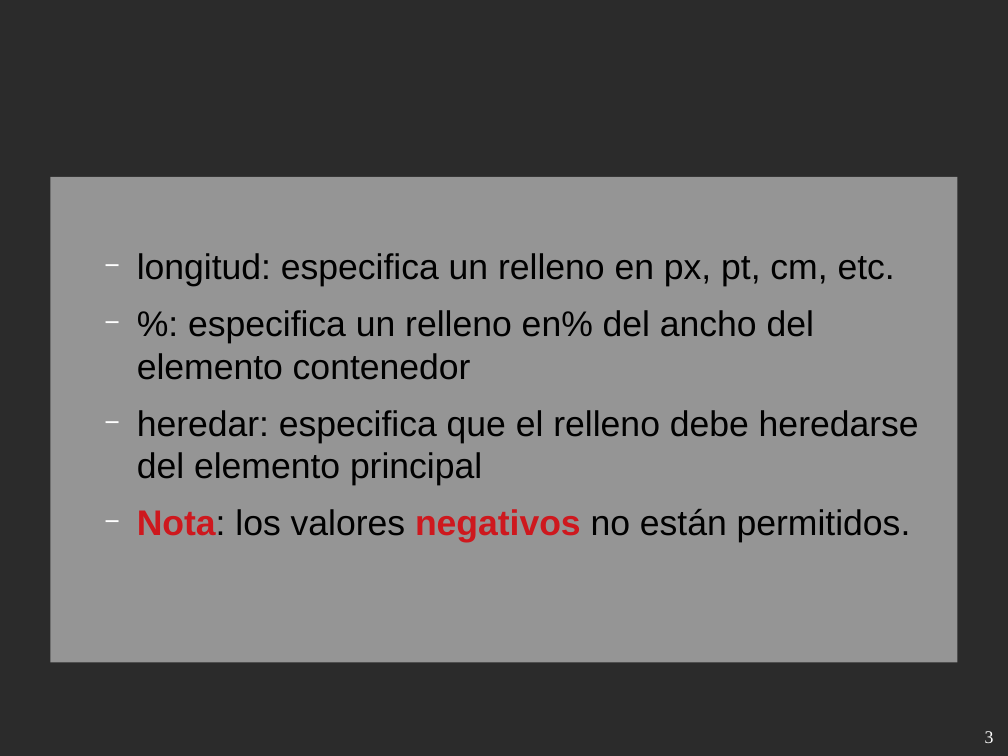
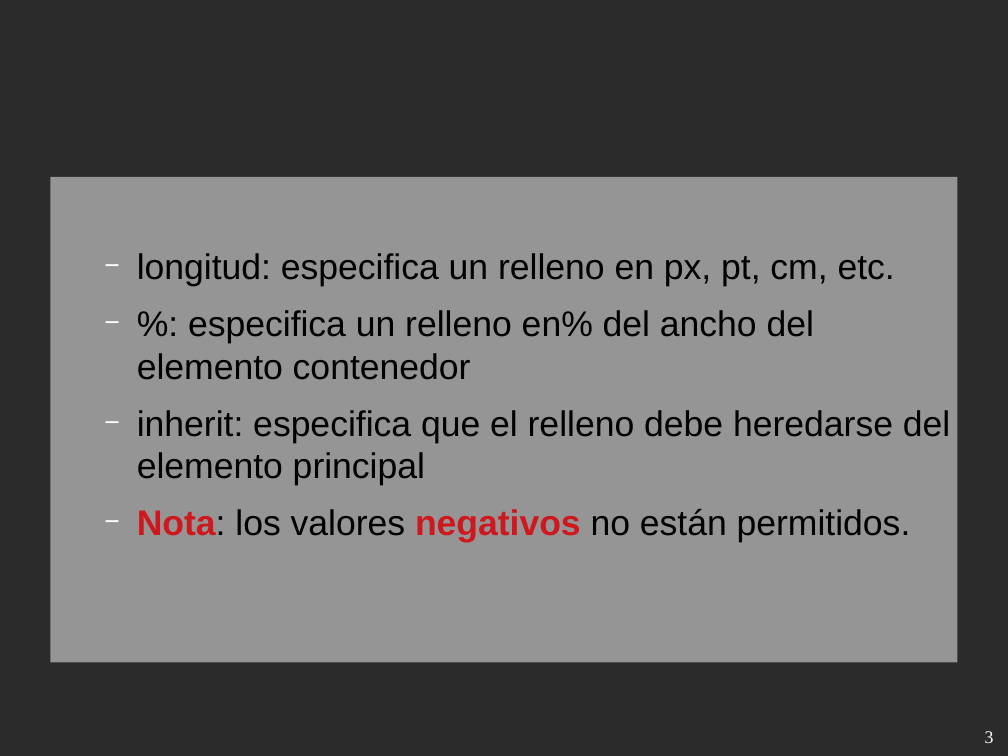
Before and after one commit to codefuncode/Curso_de_CSS, a slide deck: slide 3 of 01-Tutorial-CSS/010-Relleno-CSS/010-Relleno-CSS.odp. Drawn at 1008x756 pixels with LibreOffice and Linux fonts; fonts in the diff are those of the drawing; background and template pictures are left out; a plain dark background stands for a picture behind light text. Boxes give left, top, right and bottom in pixels: in the first picture for what was removed or moved away, otherwise in the second. Text is boxed around its words. In the diff, an @@ line names an element or a change of style, - is before the commit and + after.

```diff
--- a/01-Tutorial-CSS/010-Relleno-CSS/010-Relleno-CSS.odp
+++ b/01-Tutorial-CSS/010-Relleno-CSS/010-Relleno-CSS.odp
@@ text at box(137, 410, 950, 486): text changed @@
-  − heredar: especifica que el relleno debe heredarse del elemento principal
+  − inherit: especifica que el relleno debe heredarse del elemento principal
```
Also in this commit, not shown: 8 other files.
